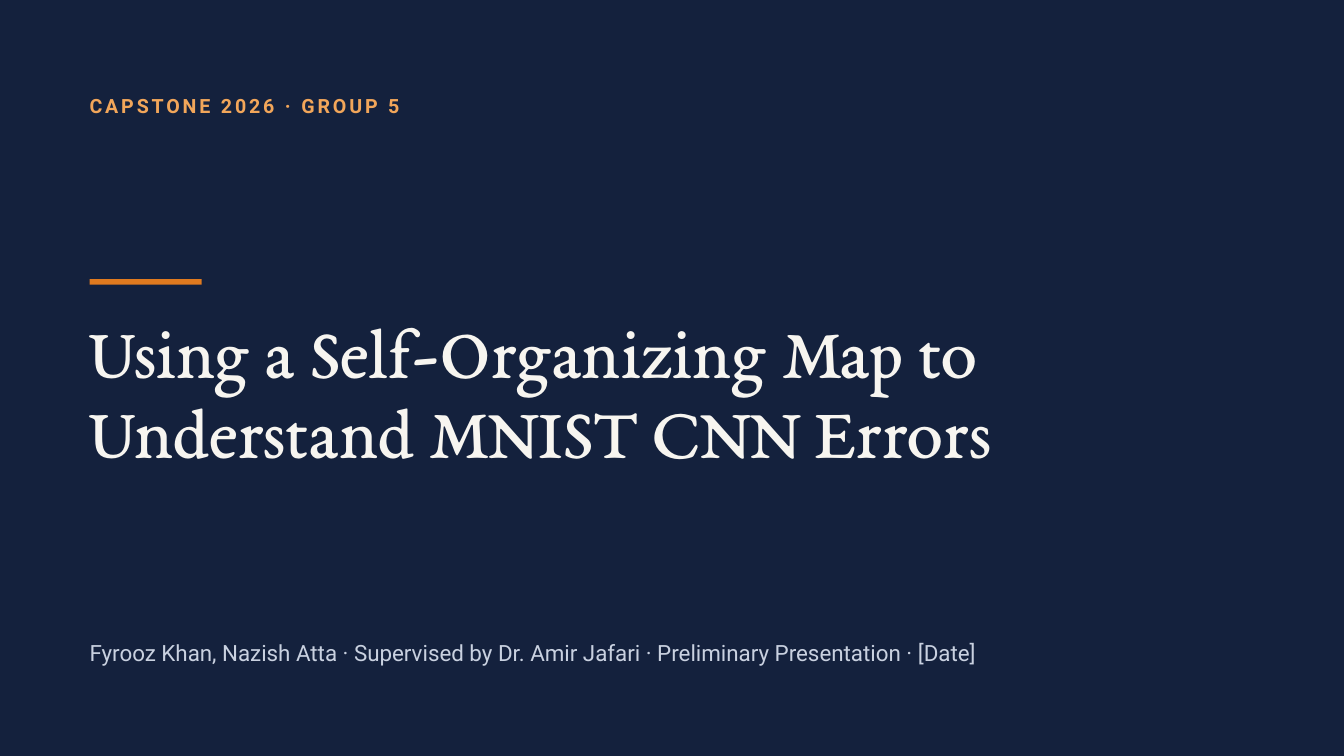
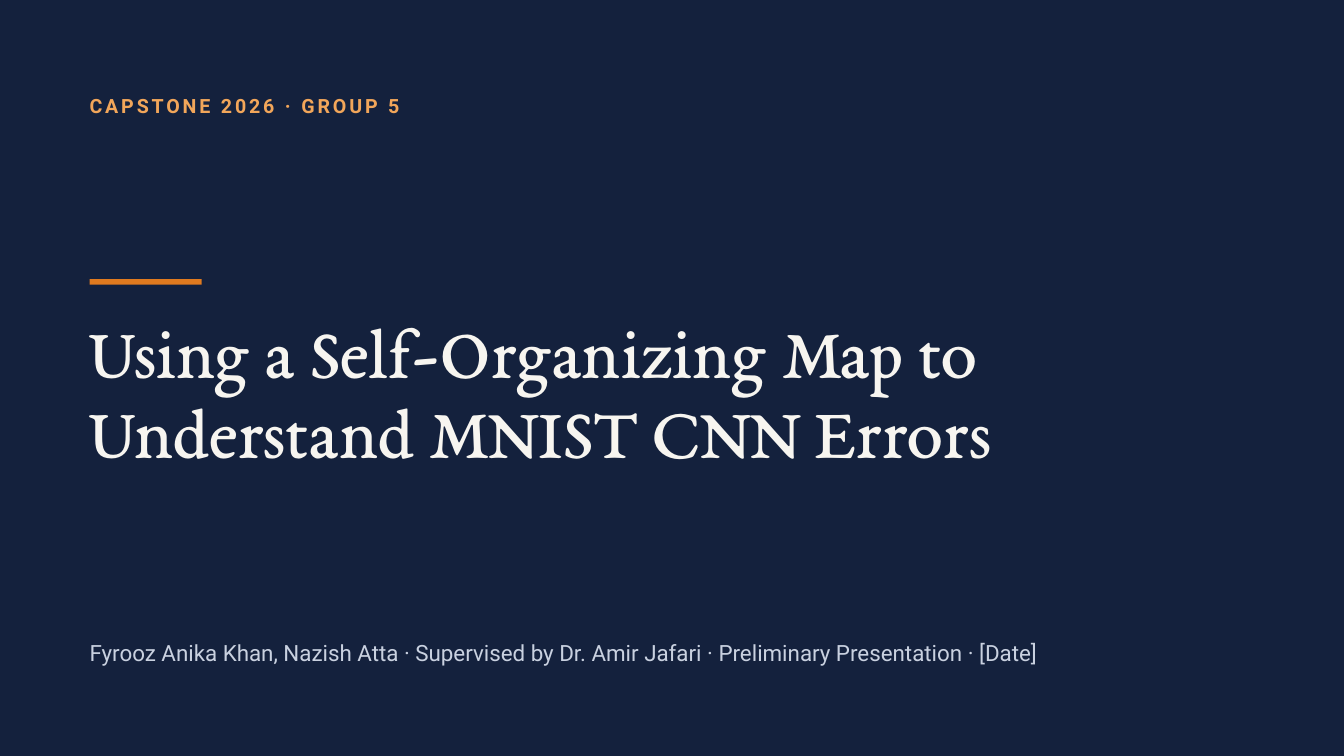
Before and after one commit to nazishatta/fall-2026-group5, a slide deck: slide 1 of presentation/v1_mnist/Capstone Preliminary Presentation.pptx. Drawn at 1344x756 pixels with LibreOffice and Linux fonts; fonts in the diff are those of the drawing. Boxes give left, top, right and bottom in pixels: in the first picture for what was removed or moved away, otherwise in the second. Text is boxed around its words. In the diff, an @@ line names an element or a change of style, - is before the commit and + after.

```diff
--- a/presentation/v1_mnist/Capstone Preliminary Presentation.pptx
+++ b/presentation/v1_mnist/Capstone Preliminary Presentation.pptx
@@ text at (90,643,1037,666): text changed @@
-Fyrooz Khan, Nazish Atta · Supervised by Dr. Amir Jafari · Preliminary Presentation · [Date]
+Fyrooz Anika Khan, Nazish Atta · Supervised by Dr. Amir Jafari · Preliminary Presentation · [Date]
```
Also in this commit, not shown: 24 other files.
